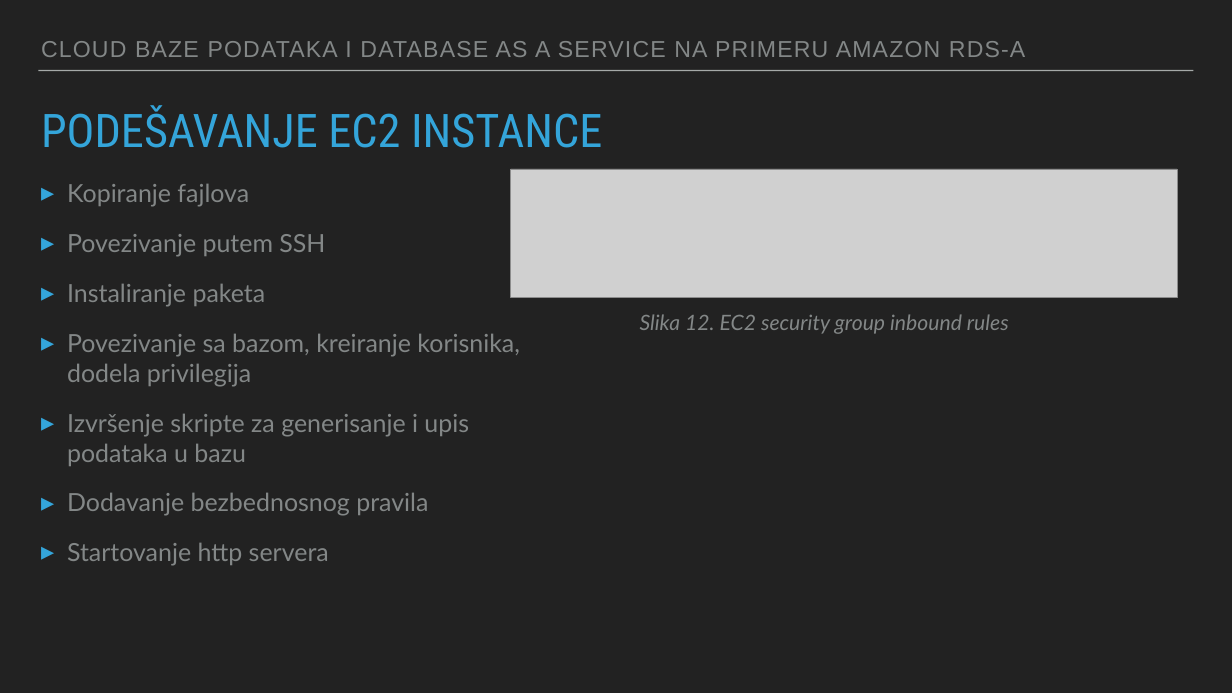
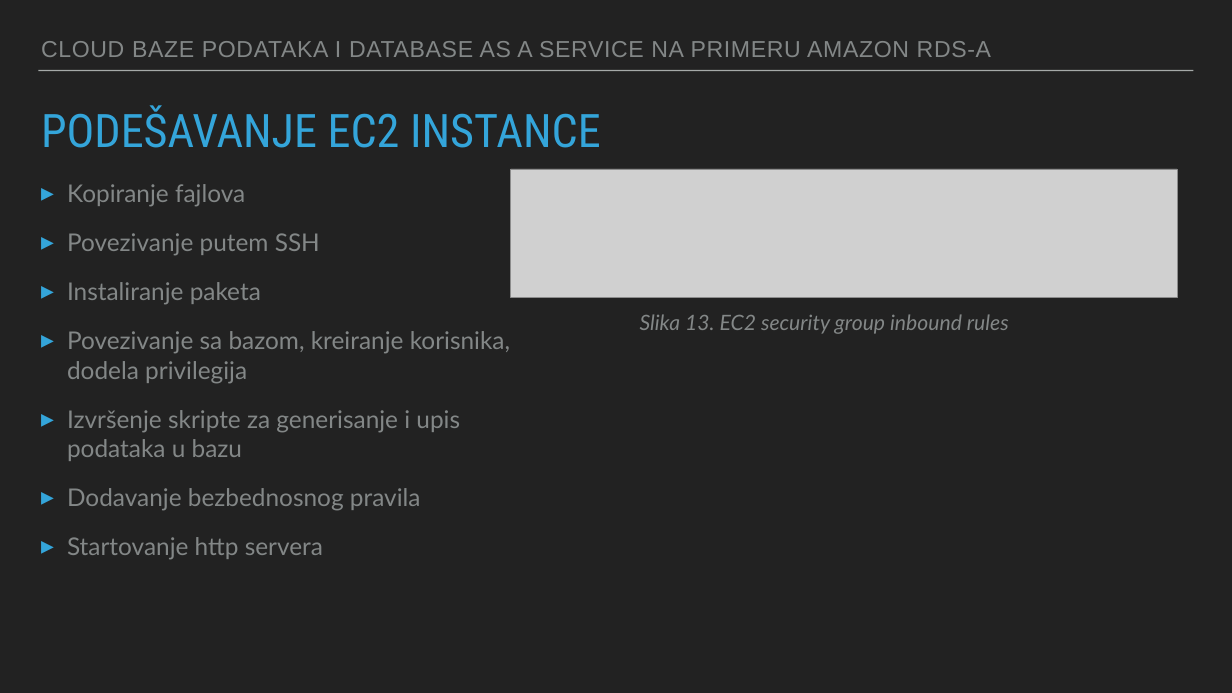
Before and after one commit to svetlanamancic/Amazon-RDS---Cloud-Databases-And-Database-as-a-Service-, a slide deck: slide 14 of Cloud baze podataka i database as a service na primeru Amazon RDS-a.pptx. Drawn at 1232x693 pixels with LibreOffice and Linux fonts; fonts in the diff are those of the drawing; grey boxes stand for pictures. Boxes give left, top, right and bottom in pixels: in the first picture for what was removed or moved away, otherwise in the second. Text is boxed around its words. In the diff, an @@ line names an element or a change of style, - is before the commit and + after.

```diff
--- a/Cloud baze podataka i database as a service na primeru Amazon RDS-a.pptx
+++ b/Cloud baze podataka i database as a service na primeru Amazon RDS-a.pptx
@@ text "CLOUD BAZE PODATAKA I DATABASE ..." at box(41, 41, 991, 57): letter spacing 1.8 to 1 pt @@
@@ title "PODEŠAVANJE EC2 INSTANCE" at box(41, 105, 601, 148): size 72.2 to 72 pt @@
@@ text "Kopiranje fajlova" at box(67, 184, 510, 560): size 38.9 to 38 pt @@
@@ text at box(640, 314, 1009, 334): text changed @@
-Slika 12. EC2 security group inbound rules
+Slika 13. EC2 security group inbound rules
```
Also in this commit, not shown: 15 other slides changed, 2 other files.
